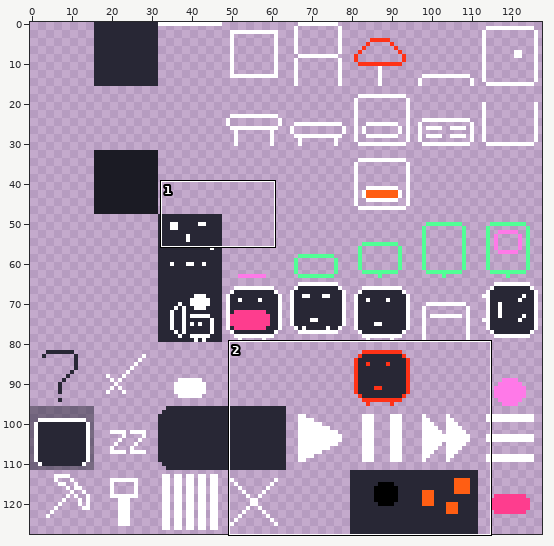
A pixel-art file gets an edit: assets/tileset_new.aseprite. Above, an overview of the earlier version with the close-up marked.
Close-up. Before:
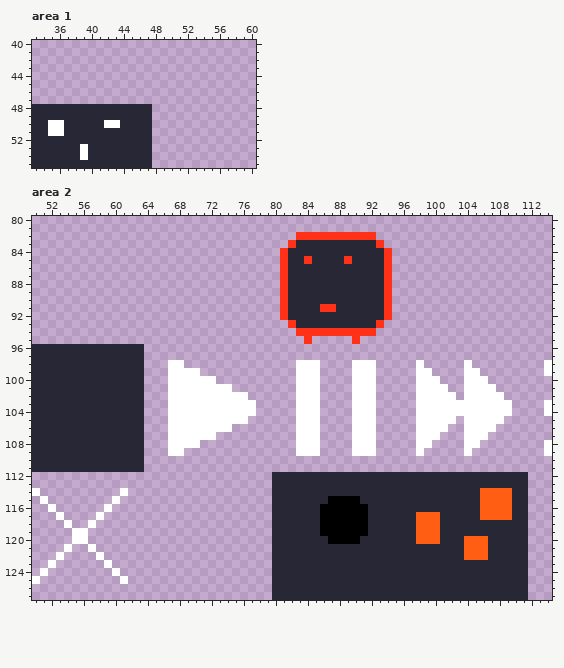
128x128 pixels, 1 frame. Shown: area 1: x 33..60, y 40..55; area 2: x 50..114, y 80..127. The commit also changed other parts of the picture, which this record leaves out.
The result:
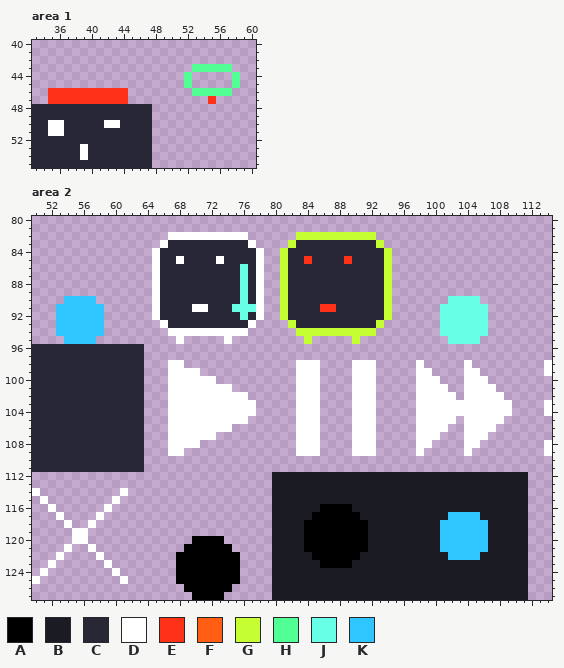
Palette (. is transparent): A #000000  B #1b1b24  C #282735  D #ffffff  E #ff3217  F #ff5e13  G #c5ff31  H #51ff95  J #67ffe6  K #2fc5ff
Diff:
Area 1:
y 43: x 53..57 ..... -> HHHHH
y 44..45: x 52 . -> H; x 58 . -> H
y 46: x 35..44 .......... -> EEEEEEEEEE; x 53..57 ..... -> HHHHH
y 47: x 35..44 .......... -> EEEEEEEEEE; x 55 . -> E
Area 2:
y 82: x 67..76 .......... -> DDDDDDDDDD; x 83..92 EEEEEEEEEE -> GGGGGGGGGG
y 83: x 66..77 ............ -> DCCCCCCCCCCD; x 82 E -> G; x 93 E -> G
y 84: x 65..78 .............. -> DCCCCCCCCCCCCD; x 81 E -> G; x 94 E -> G
y 85: x 65..78 .............. -> DCCDCCCCDCCCCD; x 81 E -> G; x 94 E -> G
y 86..89: x 65..78 .............. -> DCCCCCCCCCCJCD; x 81 E -> G; x 94 E -> G
y 90: x 54..57 .... -> KKKK; x 65..78 .............. -> DCCCCCCCCCCJCD; x 81 E -> G; x 94 E -> G; x 102..105 .... -> JJJJ
y 91: x 53..58 ...... -> KKKKKK; x 65..78 .............. -> DCCCCDDCCCJJJD; x 81 E -> G; x 94 E -> G; x 101..106 ...... -> JJJJJJ
y 92: x 53..58 ...... -> KKKKKK; x 65..78 .............. -> DCCCCCCCCCCJCD; x 81 E -> G; x 94 E -> G; x 101..106 ...... -> JJJJJJ
y 93: x 53..58 ...... -> KKKKKK; x 66..77 ............ -> DCCCCCCCCCCD; x 82 E -> G; x 93 E -> G; x 101..106 ...... -> JJJJJJ
y 94: x 53..58 ...... -> KKKKKK; x 67..76 .......... -> DDDDDDDDDD; x 83..92 EEEEEEEEEE -> GGGGGGGGGG; x 101..106 ...... -> JJJJJJ
y 95: x 54..57 .... -> KKKK; x 68 . -> D; x 74 . -> D; x 84 E -> G; x 90 E -> G; x 102..105 .... -> JJJJ
y 112..113: x 80..111 CCCCCCCCCCCCCCCCCCCCCCCCCCCCCCCC -> BBBBBBBBBBBBBBBBBBBBBBBBBBBBBBBB
y 114: x 80..111 CCCCCCCCCCCCCCCCCCCCCCCCCCFFFFCC -> BBBBBBBBBBBBBBBBBBBBBBBBBBBBBBBB
y 115: x 80..111 CCCCCCCAAAACCCCCCCCCCCCCCCFFFFCC -> BBBBBBBBBBBBBBBBBBBBBBBBBBBBBBBB
y 116: x 80..85 CCCCCC -> BBBBBB; x 90..111 AACCCCCCCCCCCCCCFFFFCC -> BBBBBBBBBBBBBBBBBBBBBB
y 117: x 80..85 CCCCCC -> BBBBBA; x 91..111 ACCCCCCFFFCCCCCFFFFCC -> BBBBBBBBBBBKKKKBBBBBB
y 118..119: x 80..85 CCCCCC -> BBBBAA; x 92..111 CCCCCCFFFCCCCCCCCCCC -> BBBBBBBBBKKKKKKBBBBB
y 120: x 70..73 .... -> AAAA; x 80..86 CCCCCCC -> BBBBAAA; x 91..111 CCCCCCCFFFCCCFFFCCCCC -> ABBBBBBBBBKKKKKKBBBBB
y 121: x 69..74 ...... -> AAAAAA; x 80..111 CCCCCCCCCCCCCCCCCCCCCCCCFFFCCCCC -> BBBBAAAAAAAABBBBBBBBBKKKKKKBBBBB
y 122: x 68..75 ........ -> AAAAAAAA; x 80..111 CCCCCCCCCCCCCCCCCCCCCCCCFFFCCCCC -> BBBBBAAAAAABBBBBBBBBBBKKKKBBBBBB
y 123: x 68..75 ........ -> AAAAAAAA; x 80..111 CCCCCCCCCCCCCCCCCCCCCCCCCCCCCCCC -> BBBBBBAAAABBBBBBBBBBBBBBBBBBBBBB
y 124..125: x 68..75 ........ -> AAAAAAAA; x 80..111 CCCCCCCCCCCCCCCCCCCCCCCCCCCCCCCC -> BBBBBBBBBBBBBBBBBBBBBBBBBBBBBBBB
y 126: x 69..74 ...... -> AAAAAA; x 80..111 CCCCCCCCCCCCCCCCCCCCCCCCCCCCCCCC -> BBBBBBBBBBBBBBBBBBBBBBBBBBBBBBBB
y 127: x 70..73 .... -> AAAA; x 80..111 CCCCCCCCCCCCCCCCCCCCCCCCCCCCCCCC -> BBBBBBBBBBBBBBBBBBBBBBBBBBBBBBBB
Where, in picture pixels (left, top, right, bottom), the same in both close-ups:
added: (184, 64, 240, 104)
added: (48, 88, 128, 104)
changed: (152, 232, 392, 344)
added: (56, 296, 104, 344)
added: (440, 296, 488, 344)
changed: (272, 472, 528, 600)
added: (176, 536, 240, 600)
